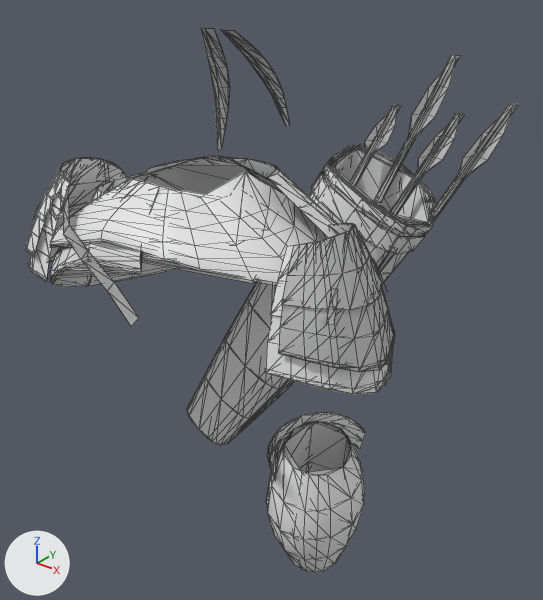
A saved change to the glTF model assets/river_gate/figures/field_garments.gltf.
One viewpoint serves both versions: a 50 mm lens placed at (0.755, -0.743, 1.758), pointed at (0.058, 0.128, 1.218). Every picture has the same lights, and +X, +Y and +Z are marked at lower left. The older version comes first. Mesh edges are drawn as thin lines. Vertices at exactly the same position are counted once.

Script lines for the objects in view, before the commit:
```python
ob_archerclosetrim = bpy.data.objects.new('ArcherCloseTrim', me_archerclosetrim)
ob_archerclosetrim.location = (0.0, 0.0, 0.0)
ob_guardclosetrim = bpy.data.objects.new('GuardCloseTrim', me_guardclosetrim)
ob_guardclosetrim.location = (0.0, 0.0, 0.0)
ob_guardlinetrim = bpy.data.objects.new('GuardLineTrim', me_guardlinetrim)
ob_guardlinetrim.location = (0.0, 0.0, 0.0)
ob_guardranktrim = bpy.data.objects.new('GuardRankTrim', me_guardranktrim)
ob_guardranktrim.location = (0.0, 0.0, 0.0)
ob_regularclosetrim = bpy.data.objects.new('RegularCloseTrim', me_regularclosetrim)
ob_regularclosetrim.location = (0.0, 0.0, 0.0)
ob_regularlinetrim = bpy.data.objects.new('RegularLineTrim', me_regularlinetrim)
ob_regularlinetrim.location = (0.0, 0.0, 0.0)
ob_regularranktrim = bpy.data.objects.new('RegularRankTrim', me_regularranktrim)
ob_regularranktrim.location = (0.0, 0.0, 0.0)
# also in view: 'ArcherLineTrim' at (0.042, 0.094, 1.224); 'LevyCloseTrim' at (0.085, 0.094, 1.206); 'OfficerCloseTrim' at (0.0, 0.03, 1.319); 'OfficerLineTrim' at (0.0, 0.031, 1.32); 'LevyRankTrim' at (0.085, 0.093, 1.206)
```
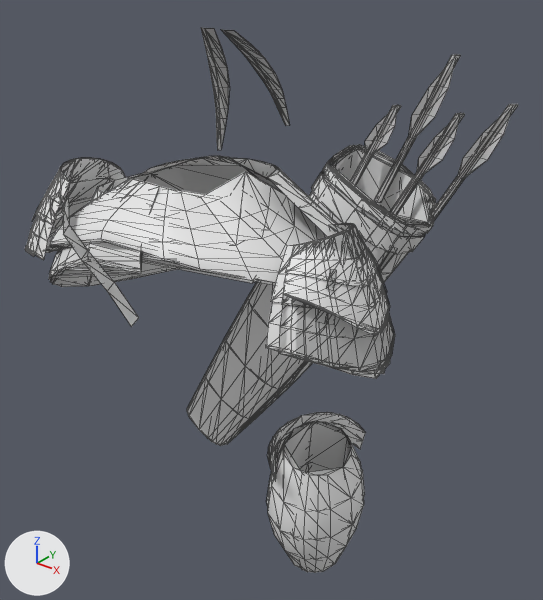
Edits to the bpy script that builds the scene:
```text
Change me_regularclosetrim:
    remove me_regularclosetrim.from_pydata(...)  # 169 vertices, 218 faces; spans x -0.282..0.345, y -0.166..0.226, z 1.188..1.456
    add me_regularclosetrim.from_pydata(...)  # 169 vertices, 218 faces; spans x -0.282..0.335, y -0.166..0.226, z 1.188..1.456
    me_regularclosetrim part 1: 86 of 169 vertices moved; they spanned x 0.219..0.345, y -0.101..0.099, z 1.257..1.422 and now span x 0.22..0.335, y -0.092..0.09, z 1.303..1.422; mean shift (-0.005, 0.0, 0.033); largest move (0.252, -0.101, 1.289) -> (0.251, -0.092, 1.367)
    other edits to the shape of me_regularclosetrim do not show in these pictures
Change me_guardclosetrim:
    remove me_guardclosetrim.from_pydata(...)  # 261 vertices, 316 faces; spans x -0.345..0.345, y -0.166..0.223, z 1.224..1.456
    add me_guardclosetrim.from_pydata(...)  # 261 vertices, 316 faces; spans x -0.342..0.342, y -0.166..0.223, z 1.244..1.456
    me_guardclosetrim part 2: the loose piece of 6 vertices spanning x 0.283..0.297, y -0.073..-0.043, z 1.31..1.356 is scaled about its middle by (0.978, 0.991, 0.784), then moved by (-0.002, 0.001, 0.016)
    me_guardclosetrim part 3: 76 of 261 vertices moved; they spanned x -0.345..-0.208, y -0.1..0.099, z 1.224..1.422 and now span x -0.342..-0.209, y -0.099..0.098, z 1.244..1.422; mean shift (0.001, 0.0, 0.016); largest move (-0.229, -0.1, 1.251) -> (-0.23, -0.099, 1.288)
    me_guardclosetrim part 4: 76 of 261 vertices moved; they spanned x 0.208..0.345, y -0.1..0.099, z 1.224..1.422 and now span x 0.209..0.342, y -0.099..0.098, z 1.244..1.422; mean shift (-0.001, 0.0, 0.016); largest move (0.229, -0.1, 1.251) -> (0.23, -0.099, 1.288)
    other edits to the shape of me_guardclosetrim do not show in these pictures
Change me_regularlinetrim:
    remove me_regularlinetrim.from_pydata(...)  # 103 vertices, 116 faces; spans x -0.282..0.345, y -0.159..0.221, z 1.19..1.455
    add me_regularlinetrim.from_pydata(...)  # 103 vertices, 116 faces; spans x -0.282..0.335, y -0.159..0.221, z 1.19..1.455
    me_regularlinetrim part 5: 62 of 103 vertices moved; they spanned x 0.219..0.345, y -0.101..0.099, z 1.257..1.422 and now span x 0.22..0.335, y -0.092..0.09, z 1.3..1.422; mean shift (-0.004, 0.0, 0.034); largest move (0.252, -0.101, 1.289) -> (0.251, -0.092, 1.367)
    other edits to the shape of me_regularlinetrim do not show in these pictures
Change me_guardlinetrim:
    remove me_guardlinetrim.from_pydata(...)  # 171 vertices, 184 faces; spans x -0.345..0.345, y -0.149..0.201, z 1.224..1.451
    add me_guardlinetrim.from_pydata(...)  # 171 vertices, 184 faces; spans x -0.342..0.342, y -0.149..0.201, z 1.242..1.451
    me_guardlinetrim part 6: 53 of 171 vertices moved; they spanned x -0.345..-0.208, y -0.1..0.096, z 1.224..1.422 and now span x -0.342..-0.209, y -0.099..0.095, z 1.242..1.422; mean shift (0.001, 0.0, 0.016); largest move (-0.229, -0.1, 1.251) -> (-0.23, -0.099, 1.288)
    me_guardlinetrim part 7: 53 of 171 vertices moved; they spanned x 0.208..0.345, y -0.1..0.096, z 1.224..1.422 and now span x 0.209..0.342, y -0.099..0.095, z 1.242..1.422; mean shift (-0.001, 0.0, 0.016); largest move (0.229, -0.1, 1.251) -> (0.23, -0.099, 1.288)
    other edits to the shape of me_guardlinetrim do not show in these pictures
Change me_regularranktrim:
    remove me_regularranktrim.from_pydata(...)  # 60 vertices, 64 faces; spans x -0.282..0.345, y -0.159..0.201, z 1.19..1.454
    add me_regularranktrim.from_pydata(...)  # 60 vertices, 64 faces; spans x -0.282..0.335, y -0.159..0.201, z 1.19..1.454
    me_regularranktrim part 8: 40 of 60 vertices moved; they spanned x 0.219..0.345, y -0.101..0.099, z 1.257..1.422 and now span x 0.22..0.335, y -0.092..0.09, z 1.3..1.422; mean shift (-0.004, 0.0, 0.034); largest move (0.252, -0.101, 1.289) -> (0.251, -0.092, 1.367)
Change me_guardranktrim:
    remove me_guardranktrim.from_pydata(...)  # 100 vertices, 104 faces; spans x -0.345..0.345, y -0.141..0.201, z 1.224..1.451
    add me_guardranktrim.from_pydata(...)  # 100 vertices, 104 faces; spans x -0.342..0.342, y -0.141..0.201, z 1.242..1.451
    me_guardranktrim part 9: 38 of 100 vertices moved; they spanned x -0.345..-0.208, y -0.1..0.093, z 1.224..1.422 and now span x -0.342..-0.209, y -0.099..0.093, z 1.242..1.422; mean shift (0.001, 0.0, 0.016); largest move (-0.229, -0.1, 1.251) -> (-0.23, -0.099, 1.288)
    me_guardranktrim part 10: 38 of 100 vertices moved; they spanned x 0.208..0.345, y -0.1..0.093, z 1.224..1.422 and now span x 0.209..0.342, y -0.099..0.093, z 1.242..1.422; mean shift (-0.001, 0.0, 0.016); largest move (0.229, -0.1, 1.251) -> (0.23, -0.099, 1.288)
```

What differs and where, as boxes [x1, y1, x2, y2] in the pictures (543 x 600 px; the box of a moved part takes in the faces that stretch with it):
'GuardCloseTrim', reshaped (6% shorter): before [28, 155, 392, 394]; after [28, 155, 390, 379]
'RegularCloseTrim', reshaped (17% shorter): before [49, 166, 394, 370]; after [49, 166, 390, 336]
'GuardRankTrim', reshaped (9% shorter): before [49, 158, 383, 390]; after [46, 159, 384, 369]
'GuardLineTrim', reshaped (6% shorter): before [28, 158, 391, 389]; after [26, 158, 385, 374]
'RegularLineTrim', reshaped (16% shorter): before [63, 171, 394, 363]; after [63, 171, 389, 333]
'RegularRankTrim', reshaped: before [50, 173, 254, 276]; after [50, 173, 386, 329]
part 1 of me_regularclosetrim, moved or reshaped: before [373, 310, 389, 370]; after [283, 224, 390, 336]
part 2 of me_guardclosetrim, moved or reshaped (not visible before): after [315, 310, 327, 324]
part 3 of me_guardclosetrim, moved or reshaped: before [28, 158, 122, 281]; after [28, 158, 112, 260]
part 4 of me_guardclosetrim, moved or reshaped: before [265, 224, 392, 394]; after [265, 223, 390, 379]
part 5 of me_regularlinetrim, moved or reshaped: before [326, 289, 387, 363]; after [287, 224, 389, 333]
part 6 of me_guardlinetrim, moved or reshaped: before [28, 158, 123, 270]; after [26, 158, 121, 256]
part 7 of me_guardlinetrim, moved or reshaped: before [288, 223, 391, 389]; after [270, 223, 385, 374]
part 8 of me_regularranktrim, moved or reshaped (not visible before): after [284, 224, 386, 329]
part 9 of me_guardranktrim, moved or reshaped: before [49, 158, 126, 262]; after [46, 159, 126, 251]
part 10 of me_guardranktrim, moved or reshaped: before [293, 223, 383, 390]; after [273, 223, 384, 369]
